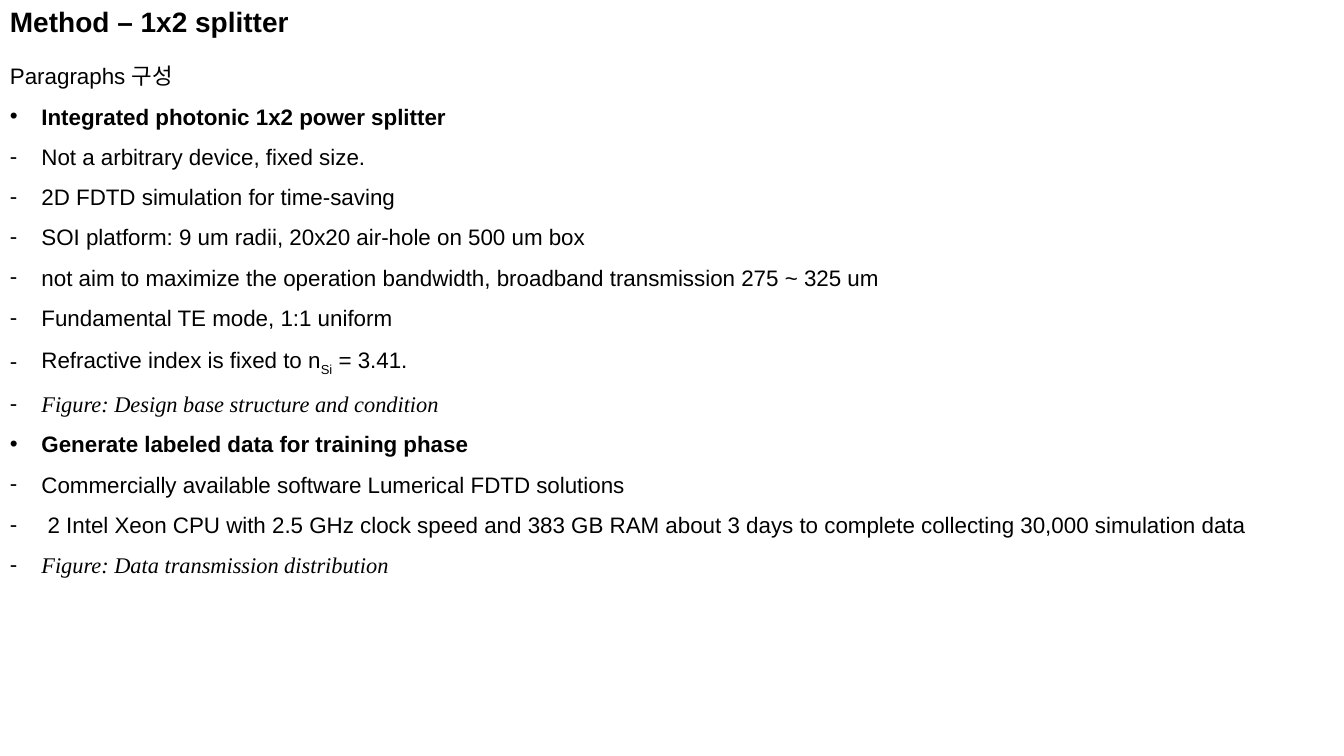
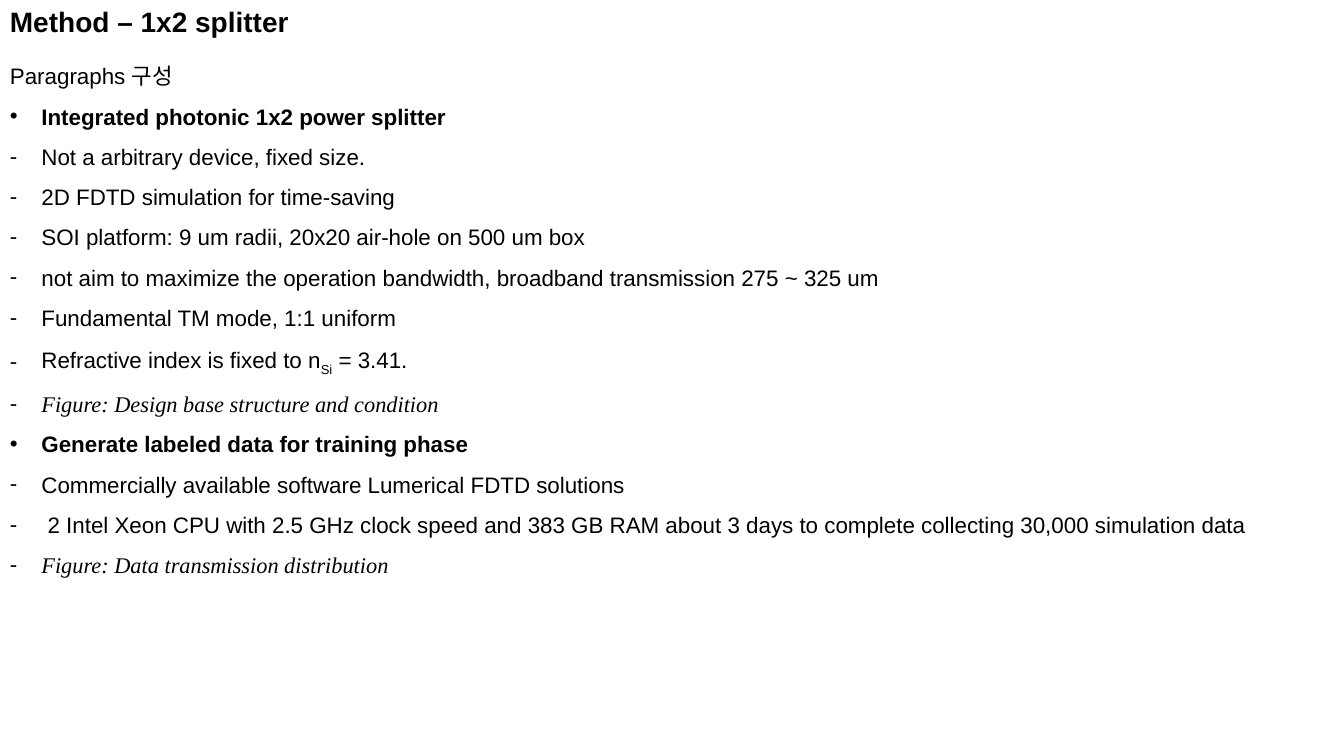
Before and after one commit to jglee96/NBTP_Lab, a slide deck: slide 16 of 개인/석사학위논문/Thesis Preparation.pptx. Drawn at 1344x756 pixels with LibreOffice and Linux fonts; fonts in the diff are those of the drawing. Boxes give left, top, right and bottom in pixels: in the first picture for what was removed or moved away, otherwise in the second. Text is boxed around its words. In the diff, an @@ line names an element or a change of style, - is before the commit and + after.

```diff
--- a/개인/석사학위논문/Thesis Preparation.pptx
+++ b/개인/석사학위논문/Thesis Preparation.pptx
@@ text at (41, 309, 395, 329): text changed @@
-– Fundamental TE mode, 1:1 uniform
+– Fundamental TM mode, 1:1 uniform
```
Also in this commit, not shown: 6 other slides changed, 1 slide added, 1 slide removed, 1 other file.
